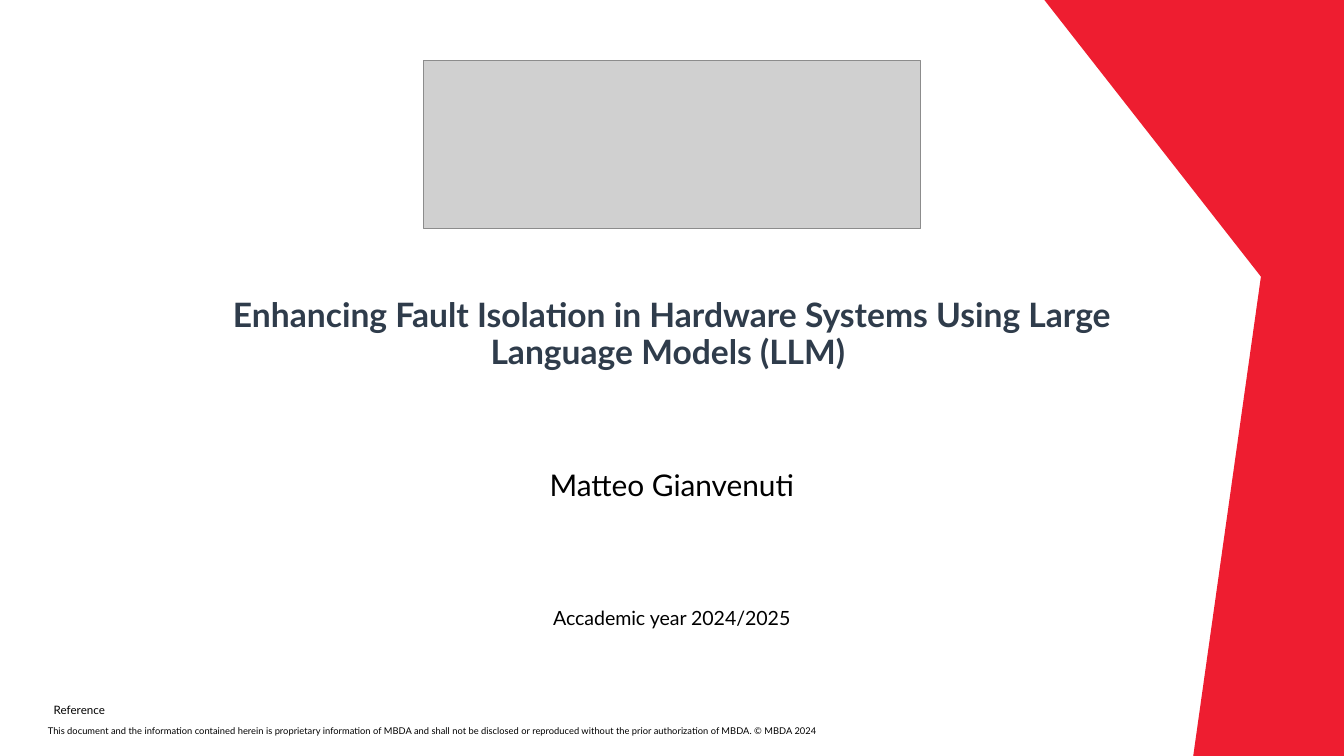
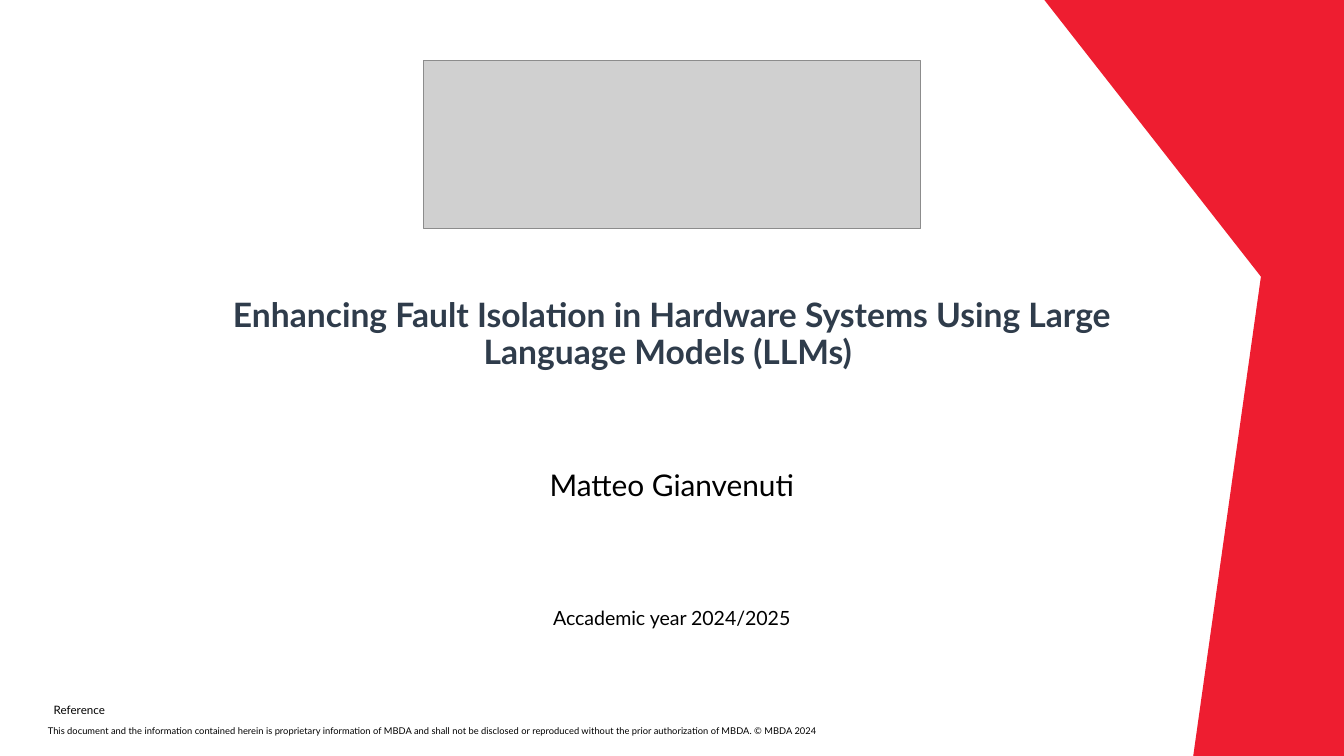
Before and after one commit to Mqtth3w/master-thesis-mbda-unipr, a slide deck: slide 14 of Presentation_Gianvenuti.pptx (slide 8 before the commit). Drawn at 1344x756 pixels with LibreOffice and Linux fonts; fonts in the diff are those of the drawing; grey boxes stand for pictures; background and template pictures are left out. Boxes give left, top, right and bottom in pixels: in the first picture for what was removed or moved away, otherwise in the second. Text is boxed around its words. In the diff, an @@ line names an element or a change of style, - is before the commit and + after.

```diff
--- a/Presentation_Gianvenuti.pptx
+++ b/Presentation_Gianvenuti.pptx
@@ title at (233, 302, 1110, 370): text changed @@
-Enhancing Fault Isolation in Hardware Systems Using Large Language Models (LLM)
+Enhancing Fault Isolation in Hardware Systems Using Large Language Models (LLMs)
```
Also in this commit, not shown: 5 other slides changed, 7 slides added, 1 slide removed, 1 other file.
